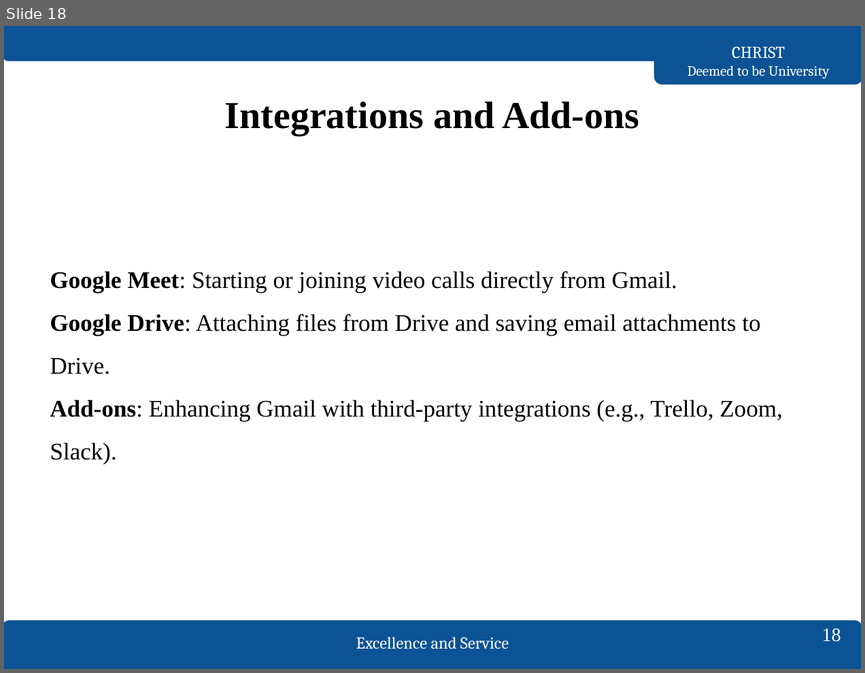
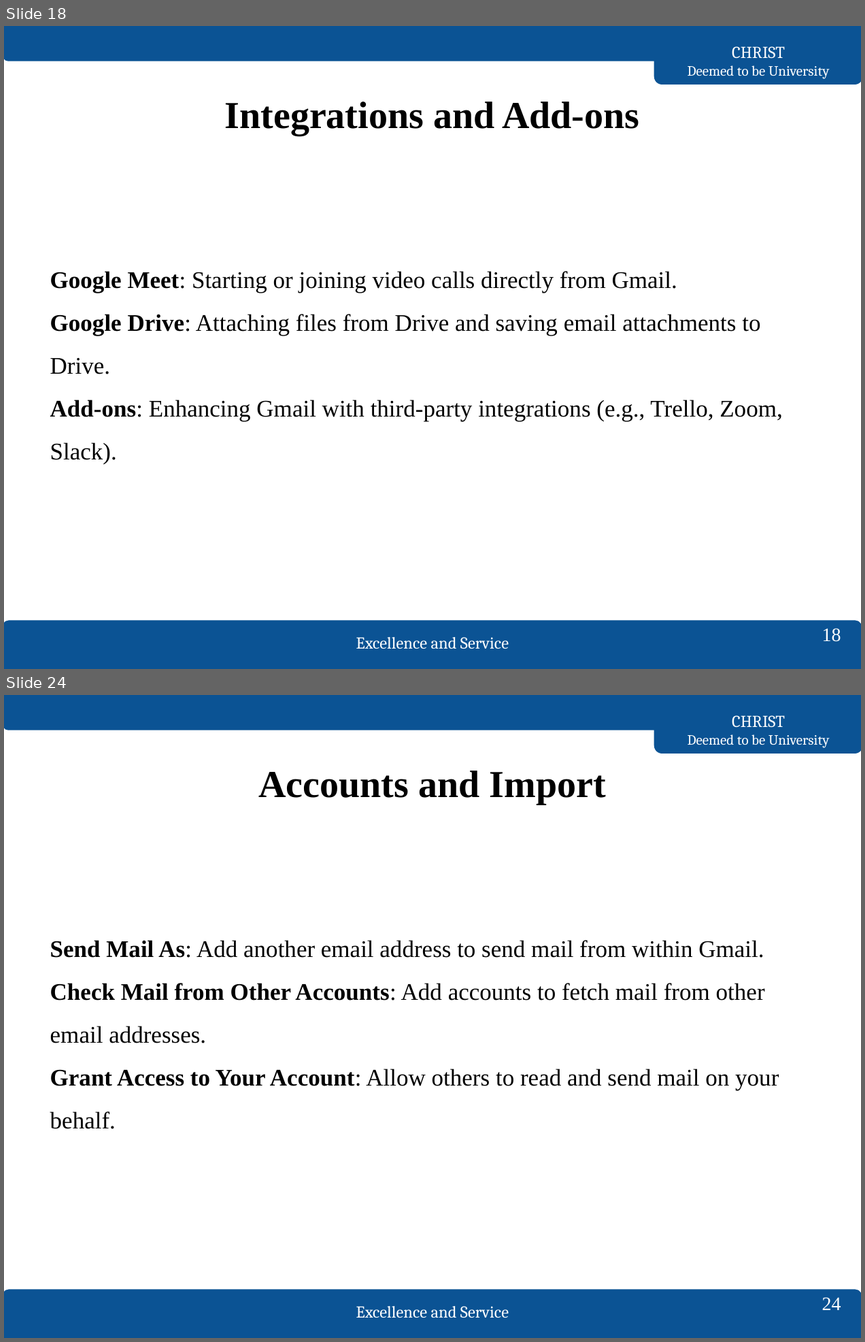
Before and after one commit to kavaskar786/4th_sem, a slide deck: digital mission/unit_1/ProjectPresentationTemplate.pptx. Shown one above the other, each under a label of ours: slide 18 before the commit, slides 18 and 24 after it; the slides between them are not shown. The pictures are 865x673 and 865x1342 pixels, drawn with LibreOffice and Linux fonts; fonts in the diff are those of the drawing. Boxes give left, top, right and bottom in pixels: in the first picture for what was removed or moved away, otherwise in the second. Text is boxed around its words. In the diff, an @@ line names an element or a change of style, - is before the commit and + after.

```diff
--- a/digital mission/unit_1/ProjectPresentationTemplate.pptx
+++ b/digital mission/unit_1/ProjectPresentationTemplate.pptx
@@ slide 24 added at bbox=[4, 695, 861, 1338], background #FFFFFF; not listed: 5 template elements that a slide beside it also shows @@
@@ title added at bbox=[259, 770, 606, 804], 32 pt, text #000000, bold @@
+Accounts and Import
@@ text added at bbox=[50, 940, 779, 1129], 20 pt, text #000000 @@
+Send Mail As: Add another email address to send mail from within Gmail.
+Check Mail from Other Accounts: Add accounts to fetch mail from other email addresses.
+Grant Access to Your Account: Allow others to read and send mail on your behalf.
@@ page number added at bbox=[822, 1297, 841, 1310], 16 pt, text #FFFFFF @@
+24
```
Also in this commit, not shown: 1 slide changed, 15 other slides added, 2 other files.
